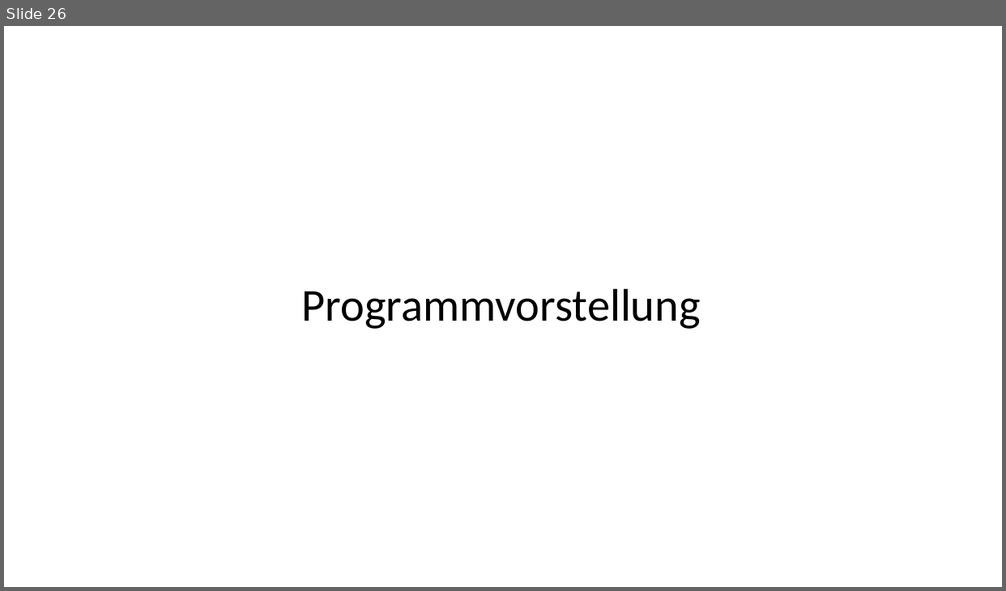
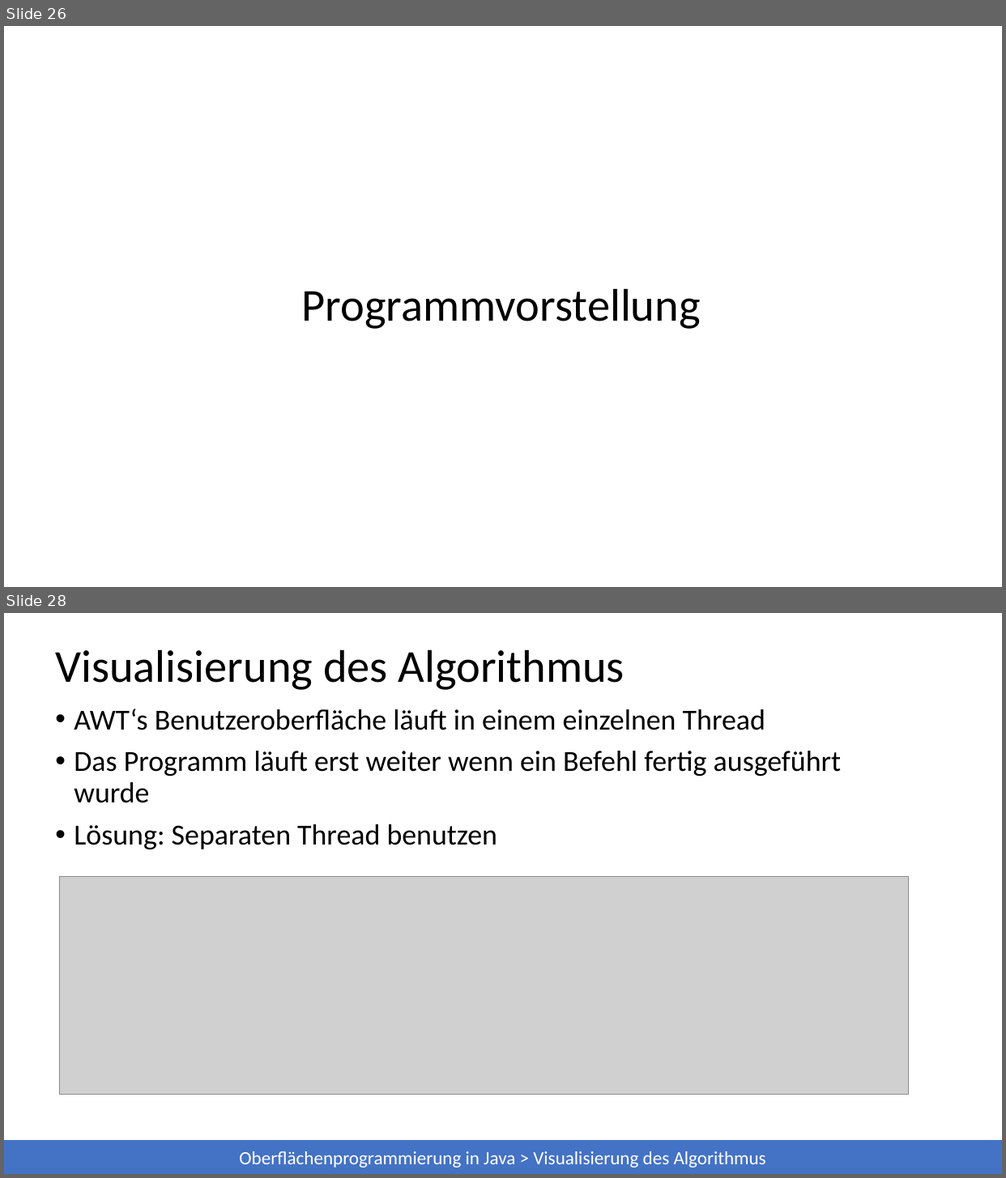
Before and after one commit to 7rebux/backtracking, a slide deck: _presentation/main.pptx. Shown one above the other, each under a label of ours: slide 26 before the commit, slides 26 and 28 after it; the slides between them are not shown. The pictures are 1006x591 and 1006x1178 pixels, drawn with LibreOffice and Linux fonts; fonts in the diff are those of the drawing; grey boxes stand for pictures. Boxes give left, top, right and bottom in pixels: in the first picture for what was removed or moved away, otherwise in the second. Text is boxed around its words. In the diff, an @@ line names an element or a change of style, - is before the commit and + after.

```diff
--- a/_presentation/main.pptx
+++ b/_presentation/main.pptx
@@ slide 28 added at bbox=[4, 613, 1002, 1174], background #FFFFFF @@
@@ title added at bbox=[55, 649, 624, 690], 44 pt, text #000000 @@
+Visualisierung des Algorithmus
@@ text added at bbox=[74, 709, 841, 850], 28 pt, text #000000 @@
+• AWT‘s Benutzeroberfläche läuft in einem einzelnen Thread
+• Das Programm läuft erst weiter wenn ein Befehl fertig ausgeführt wurde
+• Lösung: Separaten Thread benutzen
@@ picture added at bbox=[59, 877, 909, 1095] @@
@@ rectangle added at bbox=[4, 1141, 1002, 1174], fill #4472C4, 18 pt, text #FFFFFF @@
+Oberflächenprogrammierung in Java > Visualisierung des Algorithmus
```
Also in this commit, not shown: 3 slides changed, 1 other file.
